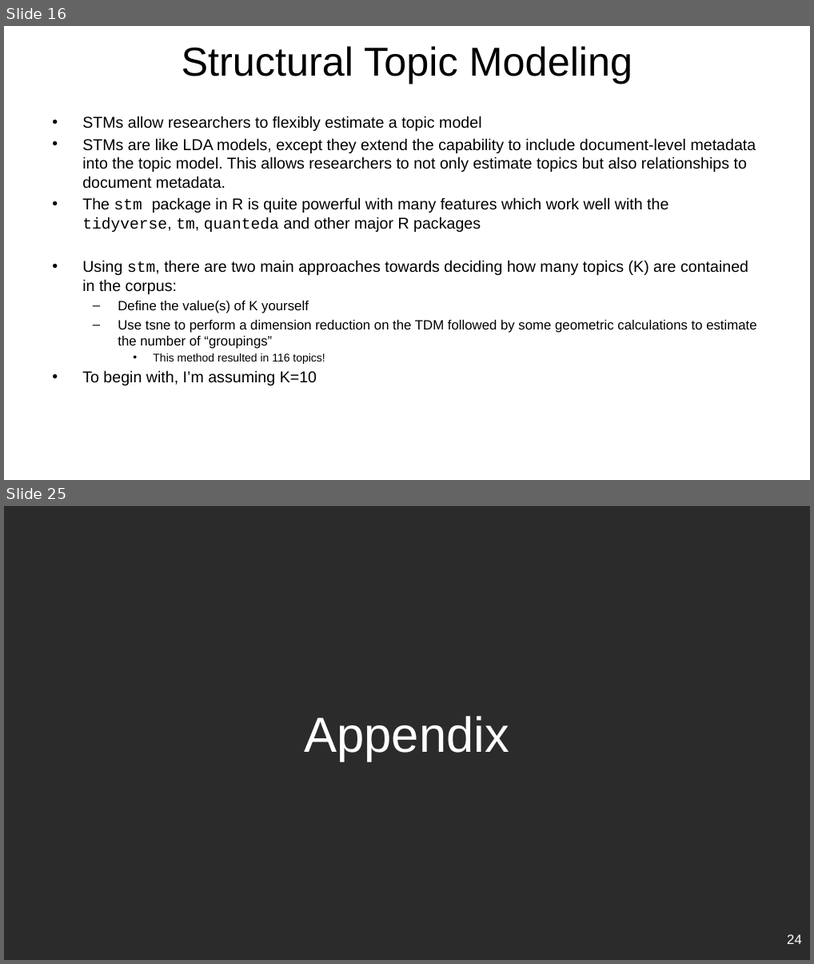
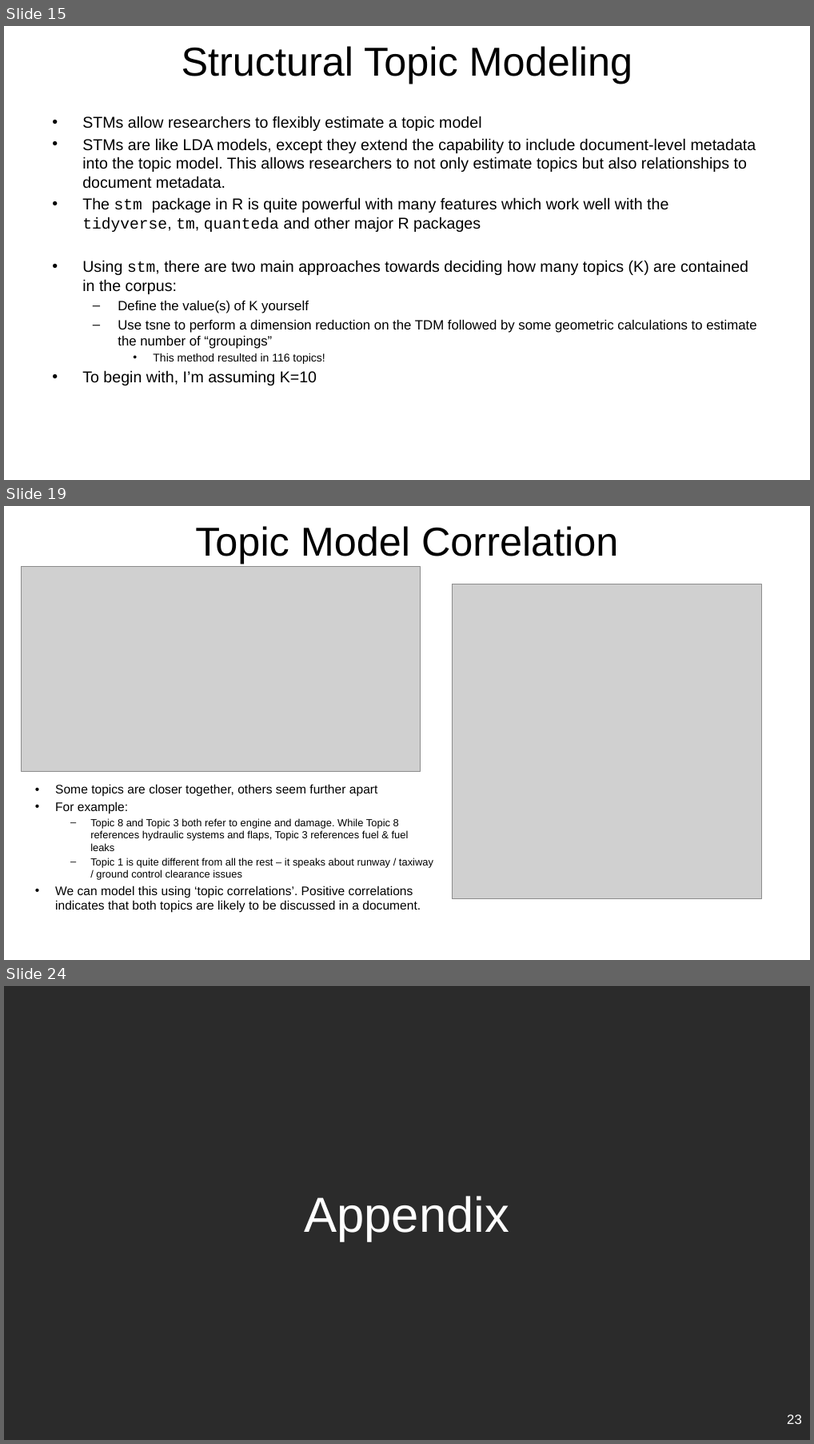
Before and after one commit to rsangole/453_TextAnalysis_FinalProject, a slide deck: reports/Final Report.pptx. Shown one above the other, each under a label of ours: slides 16 and 25 before the commit, slides 15, 19 and 24 after it; the slides between them are not shown. The pictures are 814x964 and 814x1444 pixels, drawn with LibreOffice and Linux fonts; fonts in the diff are those of the drawing; grey boxes stand for pictures; background and template pictures are left out; a plain dark background stands for a picture behind light text. Boxes give left, top, right and bottom in pixels: in the first picture for what was removed or moved away, otherwise in the second. Text is boxed around its words. In the diff, an @@ line names an element or a change of style, - is before the commit and + after.

```diff
--- a/reports/Final Report.pptx
+++ b/reports/Final Report.pptx
@@ slide 19 added at box(4, 506, 810, 960), background picture (left out) @@
@@ title added at box(195, 526, 618, 564), 36 pt, text #000000 @@
+Topic Model Correlation
@@ picture added at box(21, 567, 420, 772) @@
@@ picture added at box(452, 584, 762, 899) @@
@@ text added at box(55, 784, 434, 912), 9.2 pt, text #000000 @@
+• Some topics are closer together, others seem further apart
+• For example:
+  – Topic 8 and Topic 3 both refer to engine and damage. While Topic 8 references hydraulic systems and flaps, Topic 3 references fuel & fuel leaks
+  – Topic 1 is quite different from all the rest – it speaks about runway / taxiway / ground control clearance issues
+• We can model this using ‘topic correlations’. Positive correlations indicates that both topics are likely to be discussed in a document.
@@ page number added at box(582, 926, 770, 950), 12 pt, text #FFFFFF @@
+18
@@ what was slide 16 is now slide 15 @@
@@ what was slide 25 is now slide 24 @@
@@ page number at box(787, 1414, 802, 1424): text changed @@
-24
+23
```
Also in this commit, not shown: 6 slides changed, 5 other slides added, 7 slides removed, 6 other files.
